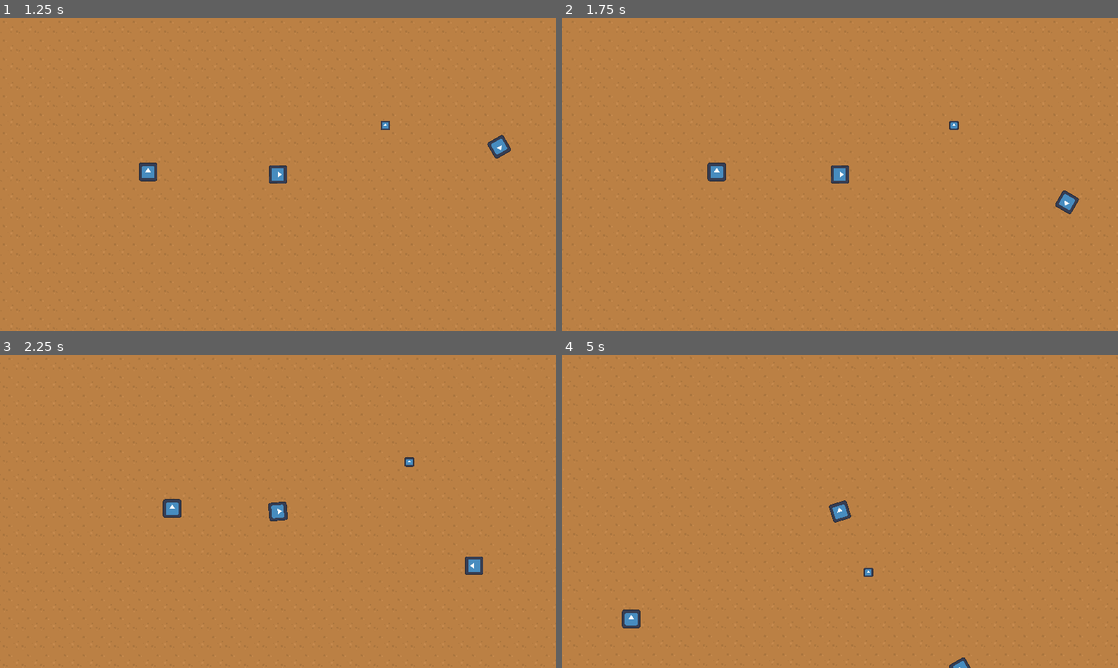
Above: before the commit, frames 1-4 (two rows, left to right).
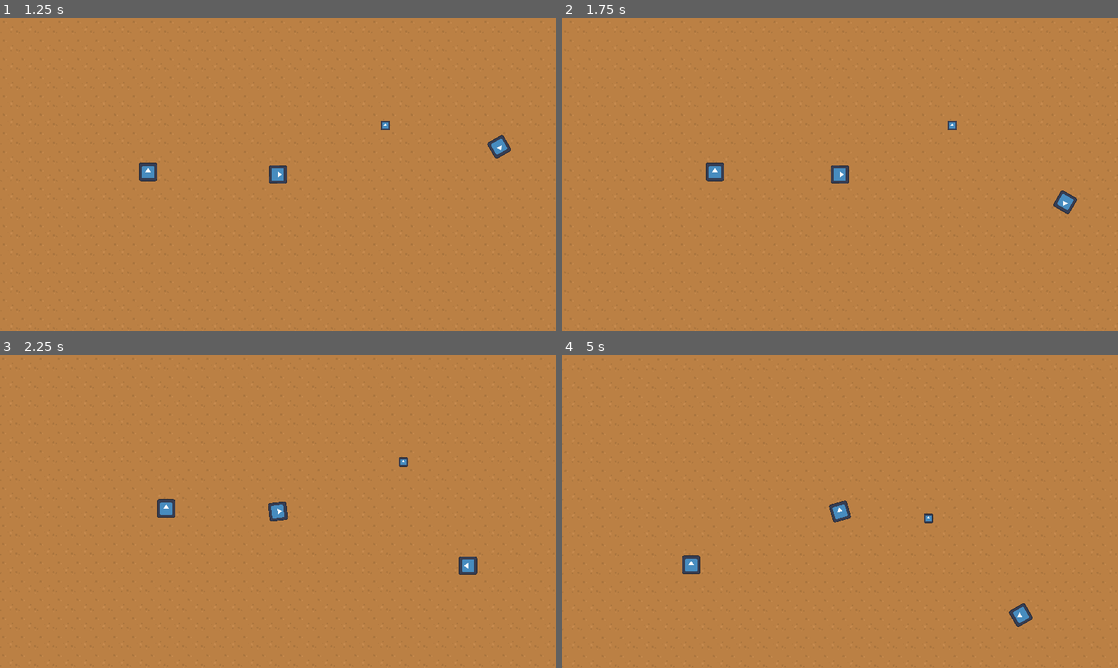
Above: after the commit, the same moments.

Repository: Schumert/Indy-500-The-Game
Game: Godot game, scene res://main.tscn
The game is run twice, just before and just after one commit, with the same random seed, the same clock (stepped at 60 frames per second) and the same inputs. The engine's default icon, where the game draws it, is replaced by a stand-in: a white triangle on a blue panel in a dark square.
Inputs:
- Up to frame 1 (1.25 s): hold D (steer_right) from 0.53 s (still down)
- Up to frame 2 (1.75 s): release D (steer_right) at 1.28 s; hold S (brake) from 1.28 s (still down)
- Up to frame 3 (2.25 s): release S (brake) at 2.03 s; hold D (steer_right) from 2.03 s (still down)
- Up to frame 4 (5 s): release D (steer_right) at 2.78 s; hold W (accelerate) 2.78-3.53 s; hold A (steer_left) from 3.53 s (still down)

Frame 1 is identical in both runs. In frame 2, 0.5% of the frame differs, in the area x 1-99%, y 1-97%; in frame 3, 0.5%; in frame 4, 1.2%, in the area x 2-99%, y 3-100%.

Commit message:
Better Indy 500
* Handbrake removed due to Formula Cars doesn't have it.
* Because handbrake is removed, the other things like steer angle have been adjusted to this change. Now player needs to slow down in order to gain a better steer angle.
* Acceleration is improved. Now the car accelerate slower but doesn't lose its max. speed.

Diff:
--- a/scripts/CarMovement.gd
+++ b/scripts/CarMovement.gd
@@ -1,24 +1,24 @@
 extends CharacterBody2D
 
 var car_heading
-var steer_angle = 7
-var steer_angle_slow = 3
+var steer_angle = 12
+var steer_angle_fast = 7
 var steer_angle_speed_bound = 2000 # type of: vel. length
 var acceleration = Vector2.ZERO
-var friction = -5
+var friction = -55
 var drag = -0.06
-var engine_power = 2000 #max vel. length = 3400
+var engine_power = 0
 var wheel_base = 70
 var braking = -450
 var max_speed_reverse = 250
-var slip_speed = 1000 #type of: vel. length
-var traction_fast = 5
-var traction_slow = 10
-var traction_handbrake = 0
+var slip_speed = 2000 #type of: vel. length
+var traction_fast = 3
+var traction_slow = 8
+# var traction_handbrake = 0
 
-var handbraking_fast = -50
-var handbrake_speed = 600
-var handbrake:=false
+# var handbraking_fast = -50
+# var handbrake_speed = 100
+# var handbrake:=false
 
 var traction = traction_slow
 var is_sliding:= false
@@ -41,56 +41,56 @@
 	move_and_slide()
 
 	#print(velocity.length())
-	#print(engine_power)
 	print(steer_angle)
 
 
-var old_engine_power = engine_power
 var old_steer_angle = steer_angle
 func get_input(delta):
 	var turn = Input.get_action_strength("steer_right") - Input.get_action_strength("steer_left")
 
 	steer_direction = turn * deg_to_rad(steer_angle)
 	if Input.is_action_pressed("accelerate"):
-		engine_power = lerpf(engine_power, 12000, 0.001)
+		engine_power+=30
+		if engine_power >= 7500: #engine_power=5000 -> vel.length=1824   engine_power=10.000 -> vel.length=2736
+			engine_power = 7500
+
+	else:
+		engine_power -= 30
+		if engine_power < 0:
+			engine_power = 0
+
+	if Input.is_action_pressed("brake"):
+		engine_power -= 100
+		if engine_power <= 0:
+			engine_power = 0
+			acceleration = transform.x * braking
+	else:
 		acceleration = transform.x * engine_power
-	else:
-		engine_power = lerpf(engine_power, old_engine_power, 0.005)
-
-	#only brake
-	if Input.is_action_pressed("brake"):
-		acceleration = transform.x * braking
 
 
 	#handbrake but car's sliding rather than slowing, it is slowing but very little.
 	#Handbrake speed is necessary because without it, car's behaving weird after pressing long enough the handbrake button.
-	if Input.is_action_pressed("handbrake") and velocity.length() > handbrake_speed:
-		handbrake = true
-		is_sliding = true
+	# if Input.is_action_pressed("handbrake") and velocity.length() > handbrake_speed:
+	# 	handbrake = true
+	# 	is_sliding = true
 
-		velocity = lerp(velocity, Vector2.ZERO, 0.02)#Makes you stop faster than normal break if you handbrake without acceleration.
-		#engine_power = lerpf(engine_power, 0, 0.005) #Prevents longer slidings
+	# 	#velocity = lerp(velocity, Vector2.ZERO, 0.02)#Makes you stop faster than normal break if you handbrake without acceleration.
 
-	elif Input.is_action_pressed("handbrake"):
-		handbrake = true
-		is_sliding = false
-		#velocity = Vector2.ZERO
-		velocity = lerp(velocity, Vector2.ZERO, 0.2) #And eventually, car stops.
+	# elif Input.is_action_pressed("handbrake"):
+	# 	handbrake = true
+	# 	is_sliding = false
+	# 	#velocity = Vector2.ZERO
+	# 	velocity = lerp(velocity, Vector2.ZERO, 0.2) #And eventually, car stops.
 
 
 
-	if Input.is_action_just_released("handbrake") and velocity.length() > 1000:
-		#await get_tree().create_timer(0.5).timeout
-		is_sliding = false
-		handbrake = false
-	elif Input.is_action_just_released("handbrake"):
-		is_sliding = false
-		handbrake = false
-
-
-func drifting():
-	if is_sliding:
-		pass
+	# if Input.is_action_just_released("handbrake") and velocity.length() > handbrake_speed:
+	# 	#await get_tree().create_timer(0.5).timeout
+	# 	is_sliding = false
+	# 	handbrake = false
+	# elif Input.is_action_just_released("handbrake"):
+	# 	is_sliding = false
+	# 	handbrake = false
 
 
 func steering(delta):
@@ -111,19 +111,24 @@
 
 
 
-	steer_angle = 7
-	if velocity.length() > steer_angle_speed_bound and not handbrake:
-		steer_angle = steer_angle_slow
 
-	#Lerping here make sure us that the transition between traction_slow and traction_handbrake is smooth.
-	traction = lerpf(traction, traction_slow, 0.1)
+	if velocity.length() > steer_angle_speed_bound:
+		steer_angle -= 0.05
+		if steer_angle <= steer_angle_fast:
+			steer_angle = steer_angle_fast
+	else:
+		steer_angle += 0.05
+		if steer_angle >= old_steer_angle:
+			steer_angle = old_steer_angle
+
+
+
+	traction = traction_slow
 	if velocity.length() > slip_speed and not is_sliding:
-		#traction = traction_fast
-		traction = lerpf(traction, traction_fast, 0.1)
+		traction = traction_fast
 
-	if handbrake:
-		steer_angle = lerpf(steer_angle, 12, 0.05)
-		traction = traction_handbrake
+	# if handbrake:
+	# 	traction = traction_handbrake
 
 
 	var d = car_heading.dot(velocity.normalized())
@@ -135,9 +140,11 @@
 	rotation = car_heading.angle()
 
 func apply_friction(delta):
-	if acceleration == Vector2.ZERO and velocity.length() < 50:
+	if acceleration == Vector2.ZERO and velocity.length() < 70:
 		velocity = Vector2.ZERO
 
 	var friction_force = velocity * friction * delta
 	var drag_force = velocity * velocity.length() * drag * delta
+	if velocity.length() < 100:
+		friction_force *= 3
 	acceleration += friction_force + drag_force
